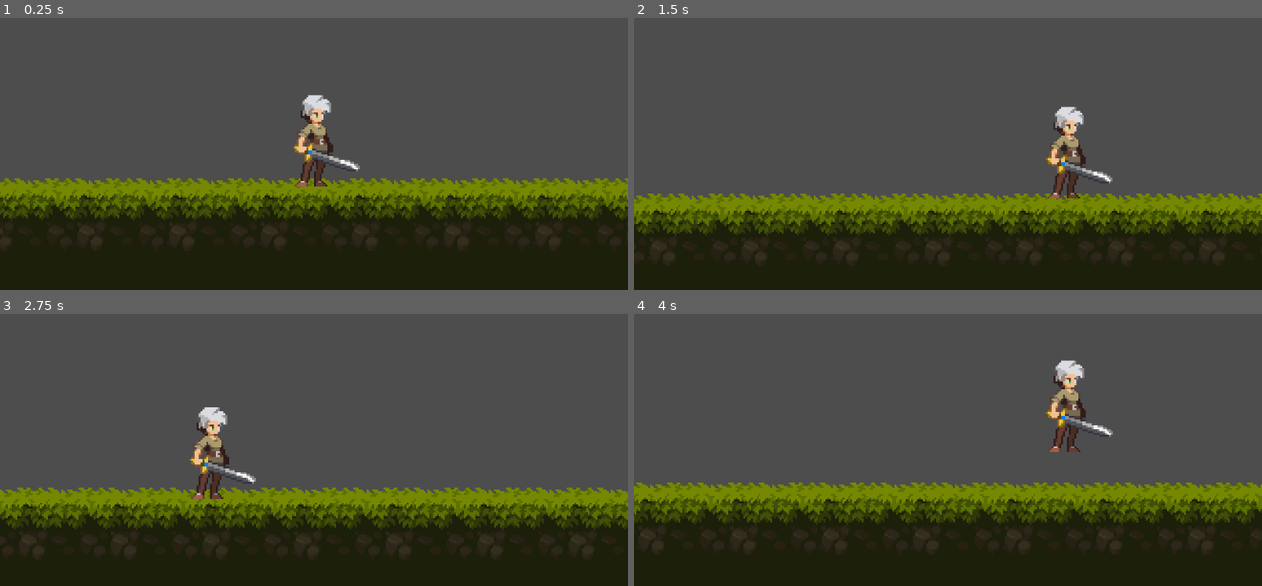
Above: before the commit, frames 1-4 (two rows, left to right).
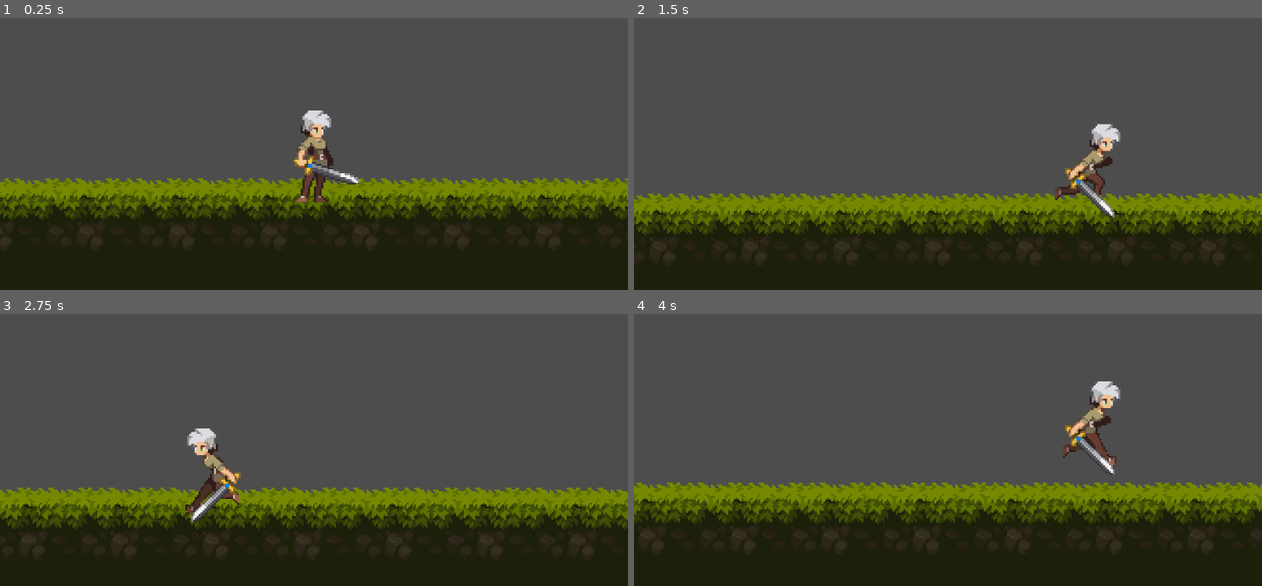
Above: after the commit, the same moments.

Repository: omkarshinde7613/Gloomwood-Gauntlet
Game: Godot game, scene res://levels/test_level.tscn
Two runs of this game, one before a commit and one after it. Both use one fixed random seed, a clock stepped at 60 frames per second and the inputs below.
Inputs:
- Up to frame 1 (0.25 s): no input
- Up to frame 2 (1.5 s): tap Enter at 0.5 s; hold D (right) from 0.53 s (still down); tap Space (jump) at 0.6, 0.77, 1.07 s; tap Alt at 1.35 s
- Up to frame 3 (2.75 s): tap Space (jump) at 1.52, 1.55, 1.82, 2.3 s; release D (right) at 2.03 s; hold A (left) from 2.03 s (still down); tap Shift at 2.1 s
- Up to frame 4 (4 s): release A (left) at 2.78 s; hold D (right) from 2.78 s (still down); tap Space (jump) at 2.85, 3.02, 3.32, 3.77, 3.8 s; tap Alt at 3.6 s

The runs differ from the first frame. In frame 1, 1.9% of the frame differs, in the area x 46-58%, y 28-68%; in frame 2, 2.4%; in frame 3, 2.0%; in frame 4, 2.4%, in the area x 65-78%, y 17-60%.

Commit message:
implement run, idle, jump states of character

Diff:
--- a/Character/player.gd
+++ b/Character/player.gd
@@ -4,9 +4,13 @@
 @export var jump_velocity : float = -150.0
 @export var double_jumped : float = -100
 
+@onready var animated_sprite : AnimatedSprite2D = $AnimatedSprite2D
+
 
 var gravity = ProjectSettings.get_setting("physics/2d/default_gravity")
 var has_double_jumped : bool = false
+var animation_locked : bool = false
+var direction : Vector2 = Vector2.ZERO
 
 
 func _physics_process(delta: float) -> void:
@@ -29,10 +33,25 @@
 
 	# Get the input direction and handle the movement/deceleration.
 	# As good practice, you should replace UI actions with custom gameplay actions.
-	var direction := Input.get_axis("left", "right")
+	direction = Input.get_vector("left", "right","up","down")
 	if direction:
-		velocity.x = direction * speed
+		velocity.x = direction.x * speed
 	else:
 		velocity.x = move_toward(velocity.x, 0, speed)
 
 	move_and_slide()
+	update_animation()
+	update_facing_direction()
+
+func update_animation():
+	if not animation_locked:
+		if direction.x != 0:
+			animated_sprite.play("run")
+		else:
+			animated_sprite.play("idle")
+
+func update_facing_direction():
+	if direction.x >00:
+		animated_sprite.flip_h  = false
+	elif direction.x < 0:
+		animated_sprite.flip_h = true
--- a/Character/player.tscn
+++ b/Character/player.tscn
@@ -1,24 +1,238 @@
-[gd_scene load_steps=5 format=3 uid="uid://dq16idmo17xut"]
+[gd_scene load_steps=36 format=3 uid="uid://dq16idmo17xut"]
 
 [ext_resource type="Script" uid="uid://bkebgwcqhlm13" path="res://Character/player.gd" id="1_3c51y"]
 [ext_resource type="Texture2D" uid="uid://dlkhtkukq5x11" path="res://Legacy-Fantasy - High Forest 2.3/Character/Idle/Idle-Sheet.png" id="1_6ele1"]
+[ext_resource type="Texture2D" uid="uid://chkym7mj2q03o" path="res://Legacy-Fantasy - High Forest 2.3/Character/Jump-End/Jump-End-Sheet.png" id="3_tp31j"]
+[ext_resource type="Texture2D" uid="uid://barldnotfmbod" path="res://Legacy-Fantasy - High Forest 2.3/Character/Jump-Start/Jump-Start-Sheet.png" id="4_cyipv"]
+[ext_resource type="Texture2D" uid="uid://bvbhu1jjeu68c" path="res://Legacy-Fantasy - High Forest 2.3/Character/Jumlp-All/Jump-All-Sheet.png" id="5_76vsb"]
+[ext_resource type="Texture2D" uid="uid://c0apfcibdma4b" path="res://Legacy-Fantasy - High Forest 2.3/Character/Run/Run-Sheet.png" id="6_crn8y"]
+
+[sub_resource type="AtlasTexture" id="AtlasTexture_8qfpo"]
+atlas = ExtResource("1_6ele1")
+region = Rect2(0, 0, 64, 80)
+
+[sub_resource type="AtlasTexture" id="AtlasTexture_ur0x2"]
+atlas = ExtResource("1_6ele1")
+region = Rect2(64, 0, 64, 80)
+
+[sub_resource type="AtlasTexture" id="AtlasTexture_xaqyh"]
+atlas = ExtResource("1_6ele1")
+region = Rect2(128, 0, 64, 80)
+
+[sub_resource type="AtlasTexture" id="AtlasTexture_13163"]
+atlas = ExtResource("1_6ele1")
+region = Rect2(192, 0, 64, 80)
+
+[sub_resource type="AtlasTexture" id="AtlasTexture_m6p0u"]
+atlas = ExtResource("3_tp31j")
+region = Rect2(0, 0, 64, 64)
+
+[sub_resource type="AtlasTexture" id="AtlasTexture_xj0yq"]
+atlas = ExtResource("3_tp31j")
+region = Rect2(64, 0, 64, 64)
+
+[sub_resource type="AtlasTexture" id="AtlasTexture_6y5aw"]
+atlas = ExtResource("3_tp31j")
+region = Rect2(128, 0, 64, 64)
+
+[sub_resource type="AtlasTexture" id="AtlasTexture_bmb57"]
+atlas = ExtResource("4_cyipv")
+region = Rect2(0, 0, 64, 64)
+
+[sub_resource type="AtlasTexture" id="AtlasTexture_o003e"]
+atlas = ExtResource("4_cyipv")
+region = Rect2(64, 0, 64, 64)
+
+[sub_resource type="AtlasTexture" id="AtlasTexture_fnfro"]
+atlas = ExtResource("4_cyipv")
+region = Rect2(128, 0, 64, 64)
+
+[sub_resource type="AtlasTexture" id="AtlasTexture_kxppi"]
+atlas = ExtResource("4_cyipv")
+region = Rect2(192, 0, 64, 64)
+
+[sub_resource type="AtlasTexture" id="AtlasTexture_m6avg"]
+atlas = ExtResource("5_76vsb")
+region = Rect2(256, 0, 64, 64)
+
+[sub_resource type="AtlasTexture" id="AtlasTexture_wl30t"]
+atlas = ExtResource("5_76vsb")
+region = Rect2(320, 0, 64, 64)
+
+[sub_resource type="AtlasTexture" id="AtlasTexture_3j4vf"]
+atlas = ExtResource("5_76vsb")
+region = Rect2(384, 0, 64, 64)
+
+[sub_resource type="AtlasTexture" id="AtlasTexture_8i4rx"]
+atlas = ExtResource("5_76vsb")
+region = Rect2(448, 0, 64, 64)
+
+[sub_resource type="AtlasTexture" id="AtlasTexture_ls1st"]
+atlas = ExtResource("5_76vsb")
+region = Rect2(512, 0, 64, 64)
+
+[sub_resource type="AtlasTexture" id="AtlasTexture_jxqse"]
+atlas = ExtResource("5_76vsb")
+region = Rect2(576, 0, 64, 64)
+
+[sub_resource type="AtlasTexture" id="AtlasTexture_gy7km"]
+atlas = ExtResource("5_76vsb")
+region = Rect2(640, 0, 64, 64)
+
+[sub_resource type="AtlasTexture" id="AtlasTexture_4t32h"]
+atlas = ExtResource("5_76vsb")
+region = Rect2(704, 0, 64, 64)
+
+[sub_resource type="AtlasTexture" id="AtlasTexture_ct4ma"]
+atlas = ExtResource("6_crn8y")
+region = Rect2(0, 0, 80, 80)
+
+[sub_resource type="AtlasTexture" id="AtlasTexture_4myw8"]
+atlas = ExtResource("6_crn8y")
+region = Rect2(80, 0, 80, 80)
+
+[sub_resource type="AtlasTexture" id="AtlasTexture_cjk1a"]
+atlas = ExtResource("6_crn8y")
+region = Rect2(160, 0, 80, 80)
+
+[sub_resource type="AtlasTexture" id="AtlasTexture_76d41"]
+atlas = ExtResource("6_crn8y")
+region = Rect2(240, 0, 80, 80)
+
+[sub_resource type="AtlasTexture" id="AtlasTexture_m40if"]
+atlas = ExtResource("6_crn8y")
+region = Rect2(320, 0, 80, 80)
+
+[sub_resource type="AtlasTexture" id="AtlasTexture_q81ek"]
+atlas = ExtResource("6_crn8y")
+region = Rect2(400, 0, 80, 80)
+
+[sub_resource type="AtlasTexture" id="AtlasTexture_mwdr7"]
+atlas = ExtResource("6_crn8y")
+region = Rect2(480, 0, 80, 80)
+
+[sub_resource type="AtlasTexture" id="AtlasTexture_4kk4v"]
+atlas = ExtResource("6_crn8y")
+region = Rect2(560, 0, 80, 80)
+
+[sub_resource type="SpriteFrames" id="SpriteFrames_iaers"]
+animations = [{
+"frames": [{
+"duration": 1.0,
+"texture": SubResource("AtlasTexture_8qfpo")
+}, {
+"duration": 1.0,
+"texture": SubResource("AtlasTexture_ur0x2")
+}, {
+"duration": 1.0,
+"texture": SubResource("AtlasTexture_xaqyh")
+}, {
+"duration": 1.0,
+"texture": SubResource("AtlasTexture_13163")
+}],
+"loop": true,
+"name": &"idle",
+"speed": 7.0
+}, {
+"frames": [{
+"duration": 1.0,
+"texture": SubResource("AtlasTexture_m6p0u")
+}, {
+"duration": 1.0,
+"texture": SubResource("AtlasTexture_xj0yq")
+}, {
+"duration": 1.0,
+"texture": SubResource("AtlasTexture_6y5aw")
+}],
+"loop": true,
+"name": &"jump_end",
+"speed": 10.0
+}, {
+"frames": [{
+"duration": 1.0,
+"texture": SubResource("AtlasTexture_bmb57")
+}, {
+"duration": 1.0,
+"texture": SubResource("AtlasTexture_o003e")
+}, {
+"duration": 1.0,
+"texture": SubResource("AtlasTexture_fnfro")
+}, {
+"duration": 1.0,
+"texture": SubResource("AtlasTexture_kxppi")
+}, {
+"duration": 1.0,
+"texture": SubResource("AtlasTexture_m6avg")
+}, {
+"duration": 1.0,
+"texture": SubResource("AtlasTexture_wl30t")
+}, {
+"duration": 1.0,
+"texture": SubResource("AtlasTexture_3j4vf")
+}, {
+"duration": 1.0,
+"texture": SubResource("AtlasTexture_8i4rx")
+}, {
+"duration": 1.0,
+"texture": SubResource("AtlasTexture_ls1st")
+}, {
+"duration": 1.0,
+"texture": SubResource("AtlasTexture_jxqse")
+}, {
+"duration": 1.0,
+"texture": SubResource("AtlasTexture_gy7km")
+}, {
+"duration": 1.0,
+"texture": SubResource("AtlasTexture_4t32h")
+}],
+"loop": true,
+"name": &"jump_start",
+"speed": 10.0
+}, {
+"frames": [{
+"duration": 1.0,
+"texture": SubResource("AtlasTexture_ct4ma")
+}, {
+"duration": 1.0,
+"texture": SubResource("AtlasTexture_4myw8")
+}, {
+"duration": 1.0,
+"texture": SubResource("AtlasTexture_cjk1a")
+}, {
+"duration": 1.0,
+"texture": SubResource("AtlasTexture_76d41")
+}, {
+"duration": 1.0,
+"texture": SubResource("AtlasTexture_m40if")
+}, {
+"duration": 1.0,
+"texture": SubResource("AtlasTexture_q81ek")
+}, {
+"duration": 1.0,
+"texture": SubResource("AtlasTexture_mwdr7")
+}, {
+"duration": 1.0,
+"texture": SubResource("AtlasTexture_4kk4v")
+}],
+"loop": true,
+"name": &"run",
+"speed": 10.0
+}]
 
 [sub_resource type="CapsuleShape2D" id="CapsuleShape2D_bfpf6"]
 radius = 8.0
 height = 44.0
 
-[sub_resource type="SpriteFrames" id="SpriteFrames_3c51y"]
-
 [node name="Player" type="CharacterBody2D"]
 script = ExtResource("1_3c51y")
 
-[node name="Sprite" type="Sprite2D" parent="."]
-texture = ExtResource("1_6ele1")
-hframes = 4
+[node name="AnimatedSprite2D" type="AnimatedSprite2D" parent="."]
+position = Vector2(-32, -32)
+sprite_frames = SubResource("SpriteFrames_iaers")
+animation = &"idle"
+autoplay = "idle"
+centered = false
 
 [node name="CollisionShape2D" type="CollisionShape2D" parent="."]
 position = Vector2(0, 2)
 shape = SubResource("CapsuleShape2D_bfpf6")
-
-[node name="AnimatedSprite2D" type="AnimatedSprite2D" parent="."]
-sprite_frames = SubResource("SpriteFrames_3c51y")
--- a/levels/test_level.tscn
+++ b/levels/test_level.tscn
@@ -512,6 +512,5 @@
 position = Vector2(29, 72)
 process_callback = 0
 position_smoothing_enabled = true
-rotation_smoothing_enabled = true
 drag_horizontal_enabled = true
 drag_vertical_enabled = true
